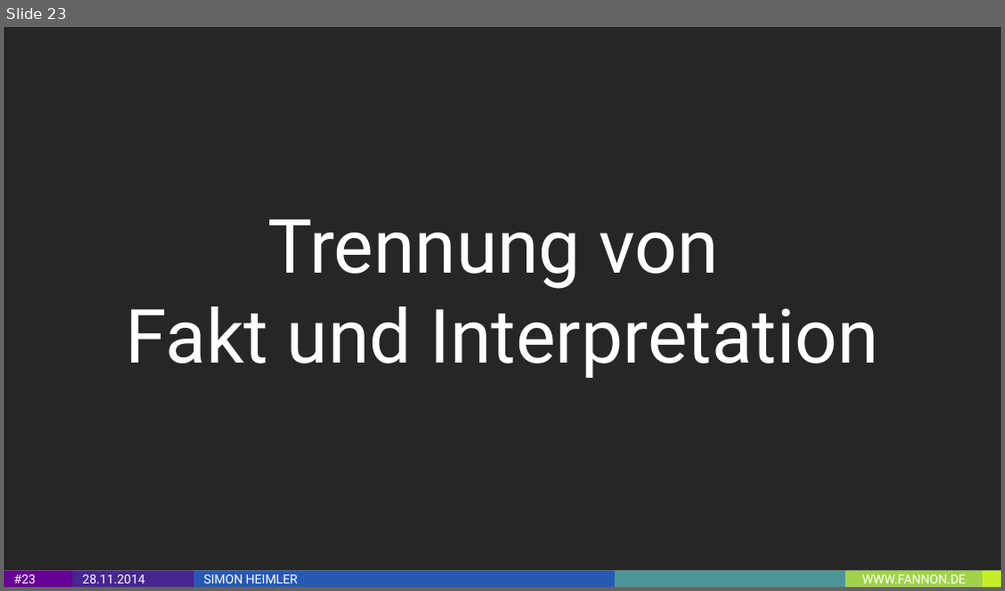
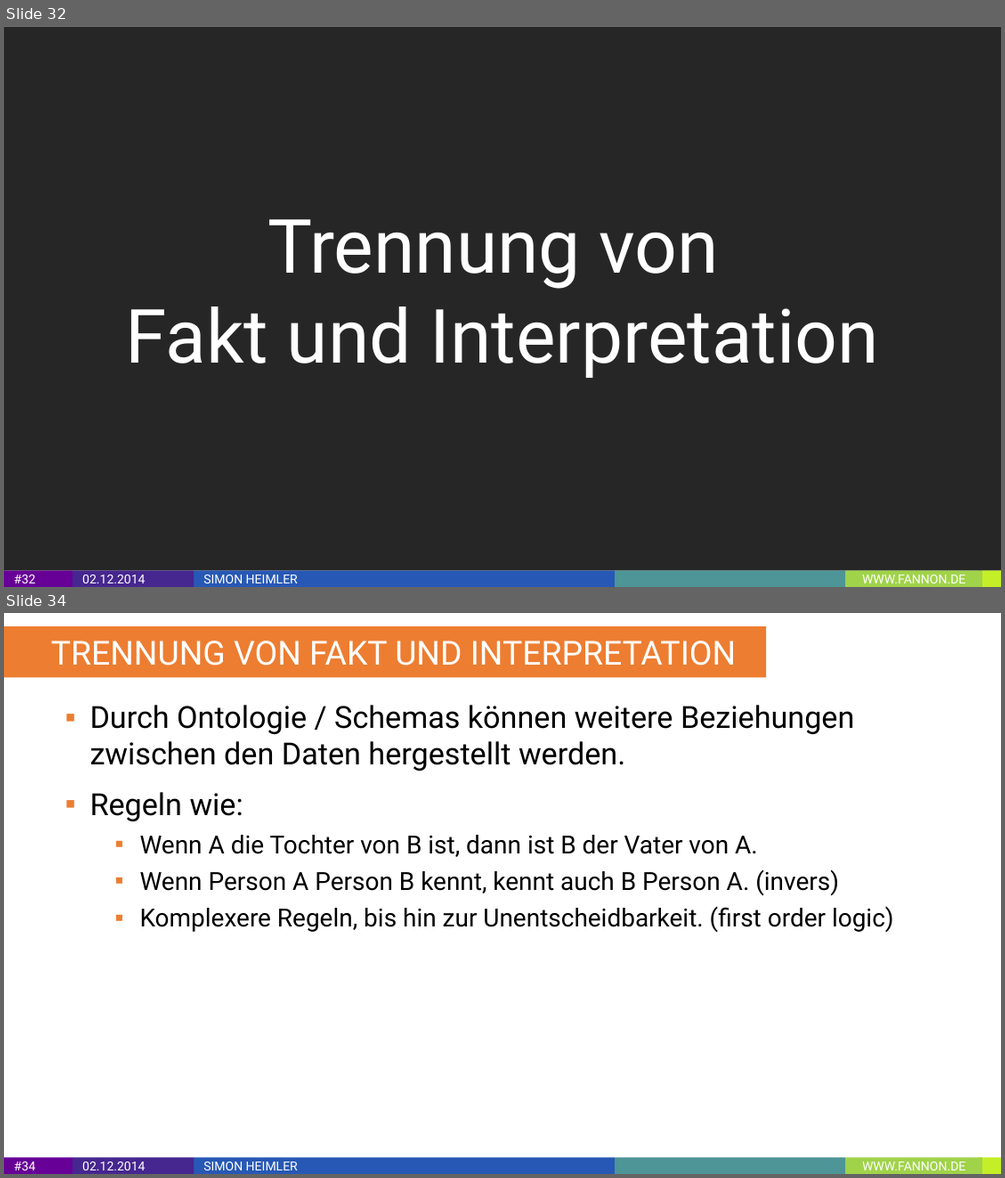
Before and after one commit to Fannon/SemanticWebParadigmen, a slide deck: Semantic Web Paradigmen PPT.pptx. Shown one above the other, each under a label of ours: slide 23 before the commit, slides 32 and 34 after it; the slides between them are not shown. The pictures are 1005x591 and 1005x1178 pixels, drawn with LibreOffice and Linux fonts; fonts in the diff are those of the drawing. Boxes give left, top, right and bottom in pixels: in the first picture for what was removed or moved away, otherwise in the second. Text is boxed around its words. In the diff, an @@ line names an element or a change of style, - is before the commit and + after.

```diff
--- a/Semantic Web Paradigmen PPT.pptx
+++ b/Semantic Web Paradigmen PPT.pptx
@@ slide 34 added at bbox=[4, 613, 1001, 1174], background #FFFFFF; not listed: 6 template elements that a slide beside it also shows @@
@@ rectangle added at bbox=[4, 627, 766, 678], fill #ED7D31, 24 pt, text #FFFFFF @@
+TRENNUNG VON FAKT UND INTERPRETATION
@@ text added at bbox=[90, 705, 894, 932], 18 pt, text #000000 @@
+▪ Durch Ontologie / Schemas können weitere Beziehungen zwischen den Daten hergestellt werden.
+▪ Regeln wie:
+  ▪ Wenn A die Tochter von B ist, dann ist B der Vater von A.
+  ▪ Wenn Person A Person B kennt, kennt auch B Person A. (invers)
+  ▪ Komplexere Regeln, bis hin zur Unentscheidbarkeit. (first order logic)
@@ what was slide 23 is now slide 32 @@
@@ slide 32 changed as well @@
@@ page number at bbox=[14, 574, 35, 583]: text changed @@
-#23
+#32
@@ text in rectangle at bbox=[82, 574, 145, 583]: text changed @@
-28.11.2014
+02.12.2014
```
Also in this commit, not shown: 18 other slides changed, 26 other slides added, 11 slides removed, 4 other files.
